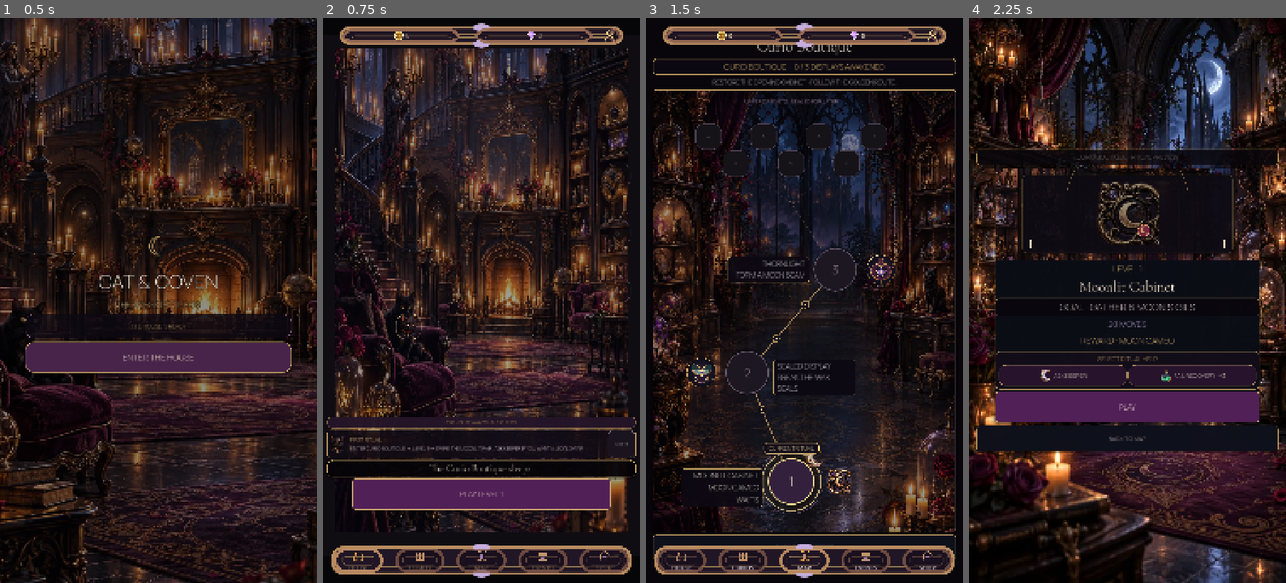
Above: before the commit, frames 1-4 (left to right).
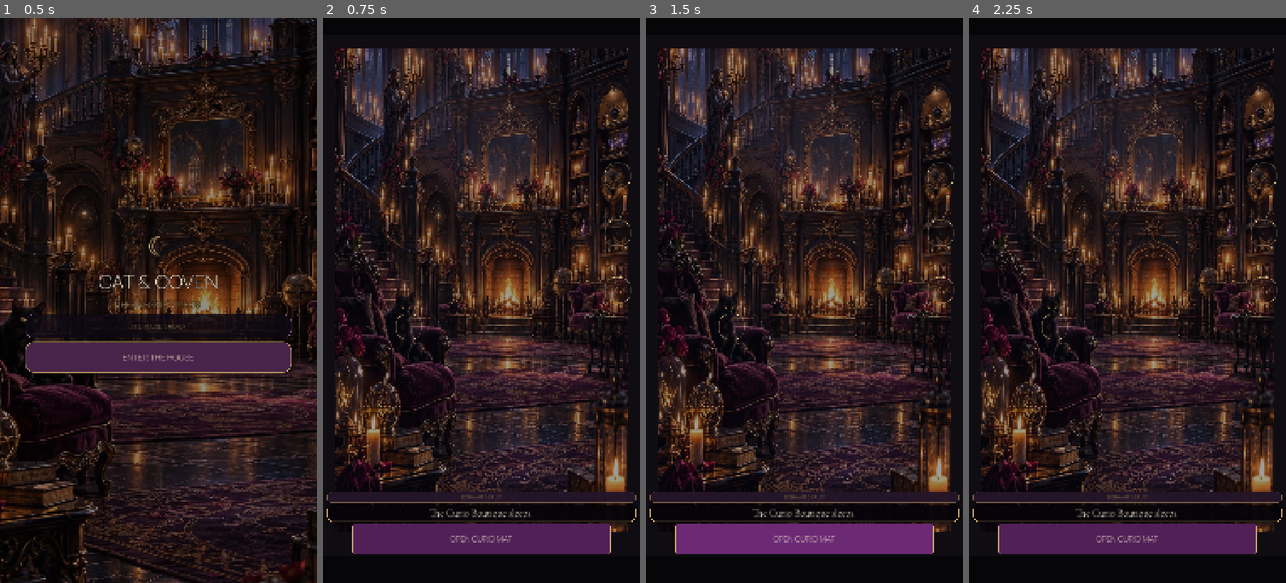
Above: after the commit, the same moments.

Repository: Jay-prodesign/akilta-match3
Game: Godot game, scene res://src/app/app_bootstrap.tscn
Same seed, same stepped clock (60 frames per second), same inputs: the game is played once before the commit and once after it.
Inputs (mouse positions are in pixels of both pictures, inside the frame that each line leads up to):
- Up to frame 1 (0.5 s): no input
- Up to frame 2 (0.75 s): click "ENTER THE HOUSE" at 0.5 s
- Up to frame 3 (1.5 s): click "PLAY LEVEL 1" (after the commit: "OPEN CURIO MAP") at 1.25 s
- Up to frame 4 (2.25 s): click (1114, 481) at 2 s, where only the run before the commit has a clickable "1"

Frame 1 is identical in both runs. In frame 2, 21% of the frame differs, in the area x 1-99%, y 0-100%; in frame 3, 52%; in frame 4, 57%, in the area x 0-100%, y 0-100%.
Error after the commit: Parse Error: Cannot infer the type of "room_view_bottom_before_ceremony" variable because the value doesn't have a set type. (res://src/ui/home/house_home.gd:3…

Commit message:
Fill restoration world behind hidden navigation

Diff:
--- a/src/ui/home/house_home.gd
+++ b/src/ui/home/house_home.gd
@@ -327,6 +327,8 @@
 		return
 
 	var product_nav := get_node_or_null("ProductNavigation") as Control
+	var room_view_bottom_before_ceremony := room_view.offset_bottom
+	room_view.offset_bottom = 0.0
 	if product_nav != null:
 		product_nav.visible = false
 	play_button.visible = false
@@ -351,6 +353,7 @@
 		curio_label.get_parent().visible = true
 		headline.visible = true
 		detail.visible = true
+		room_view.offset_bottom = room_view_bottom_before_ceremony
 		if product_nav != null:
 			product_nav.visible = true
 		_refresh()
@@ -433,6 +436,7 @@
 		"last_curio_id": _restoration_vfx_last_curio_id,
 		"active": _restoration_vfx_active,
 		"echo_spawned": _restoration_vfx_echo_spawned,
+		"world_fills_hidden_nav_region": room_view != null and room_view.offset_bottom >= -1.0,
 		"reduced_motion": _reduced_motion,
 		"reduced_motion_supported": true,
 		"exact_curio_identity_preserved": true,
--- a/tests/integration/test_restoration_presentation.gd
+++ b/tests/integration/test_restoration_presentation.gd
@@ -40,6 +40,7 @@
 	_expect(bool(reduced_vfx.get("reduced_motion", false)), "Reduced Motion restoration VFX contract must report the active setting")
 	_expect(not bool(reduced_vfx.get("active", true)), "Reduced Motion must resolve House awaken without decorative animation")
 	_expect(not bool(reduced_vfx.get("echo_spawned", true)), "Reduced Motion must not spawn the transient Curio awakening echo")
+	_expect(bool(reduced_vfx.get("world_fills_hidden_nav_region", false)), "Restoration world must fill the hidden navigation region instead of exposing a black footer")
 	var reduced_room = reduced.get_node_or_null("RoomView")
 	var reduced_card: PanelContainer = reduced.get_node_or_null("RestorationOverlay/CeremonyCard") as PanelContainer
 	var reduced_hero: TextureRect = reduced.get_node_or_null("RestorationOverlay/AwakeningMotif") as TextureRect
@@ -81,6 +82,7 @@
 	_expect(String(animated_vfx.get("last_curio_id", "")) == "thorned_locket", "House awaken VFX must preserve exact Curio identity")
 	_expect(bool(animated_vfx.get("active", false)), "Animated House awaken VFX must be active during the observed transition window")
 	_expect(bool(animated_vfx.get("echo_spawned", false)), "Stage 3 House awaken must spawn the contract-owned Curio echo")
+	_expect(bool(animated_vfx.get("world_fills_hidden_nav_region", false)), "Animated restoration world must fill the hidden navigation region")
 	var animated_room = animated.get_node_or_null("RoomView")
 	var animated_card: PanelContainer = animated.get_node_or_null("RestorationOverlay/CeremonyCard") as PanelContainer
 	var animated_hero: TextureRect = animated.get_node_or_null("RestorationOverlay/AwakeningMotif") as TextureRect
@@ -101,6 +103,12 @@
 	_expect(animated_hero != null and animated_hero.texture != null, "Animated restoration must retain the recovered Curio production motif")
 	var animated_overlay_contract: Dictionary = animated.get_node("RestorationOverlay").restoration_contract()
 	_expect(bool(animated_overlay_contract.get("house_first_composition", false)), "Animated restoration must preserve the bounded House-first Curio composition")
+	var animated_continue := animated.get_node_or_null("RestorationOverlay/CeremonyCard/CeremonyContent/CeremonyRow/Copy/Continue") as Button
+	_expect(animated_continue != null, "Animated restoration continue CTA missing")
+	if animated_continue != null:
+		animated_continue.emit_signal("pressed")
+		await _frames(3)
+		_expect(animated_room.offset_bottom <= -90.0, "House world must restore the bottom navigation reserve after restoration closes")
 	animated.queue_free()
 	await _frames(2)
 
